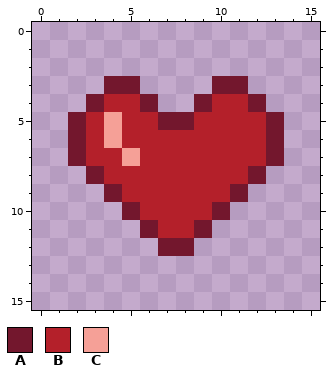
File history of a pixel-art sprite, Assets/Icons/Heart.png. The picture above was drawn from the file before the commit.
The file is 16x16 pixels.
Palette (. is transparent): A #73172d  B #b4202a  C #f5a097
Pixels before, first column x 2:
 3 ..AA....AA..
 4 .ABBA..ABBA.
 5 ABCBBAABBBBA
 6 ABCBBBBBBBBA
 7 ABBCBBBBBBBA
 8 .ABBBBBBBBA.
 9 ..ABBBBBBA..
10 ...ABBBBA...
11 ....ABBA....
12 .....AA.....
After:
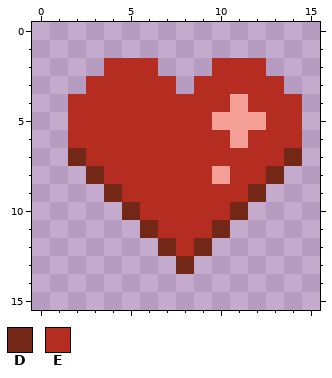
Colours new in this view: D #732817  E #b42d20
The edit:
Changed rows in their new state; - is an unchanged pixel.
first column x 2:
 2 --EEE---EEE--
 3 -EEEEE-EEEEE-
 4 EEEEEEEEECEEE
 5 EEEEEEEECCCEE
 6 EEEEEEEEECEEE
 7 DEEEEEEEEEEED
 8 -DEEEEEECEED-
 9 --DEEEEEEED--
10 ---DEEEEED---
11 ----DEEED----
12 -----DED-----
13 ------D------
